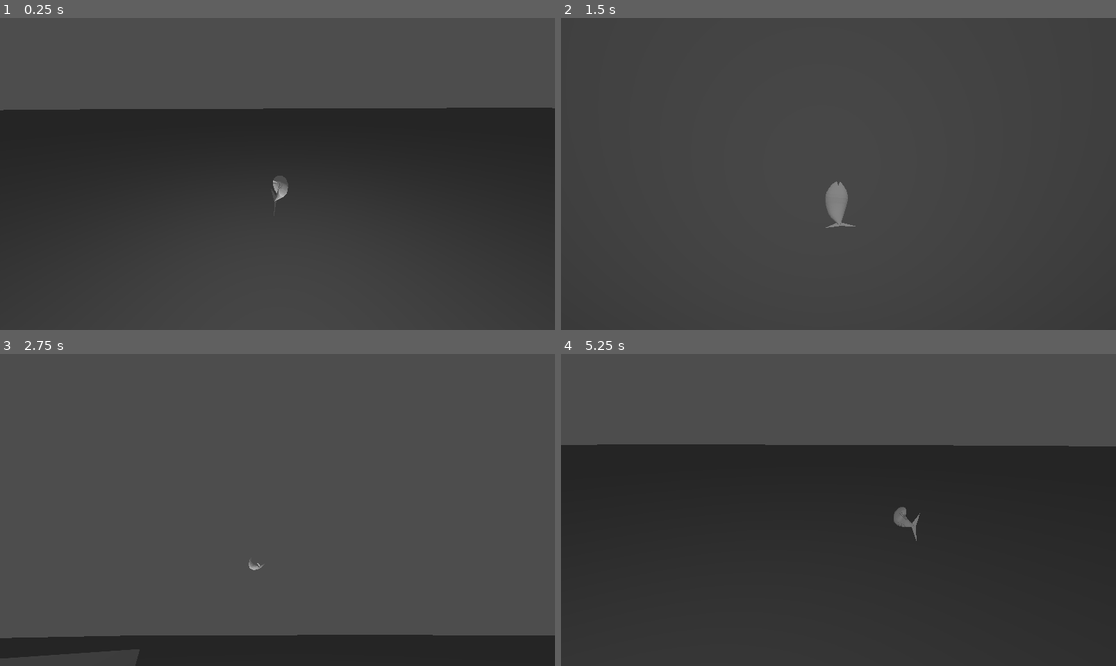
Above: before the commit, frames 1-4 (two rows, left to right).
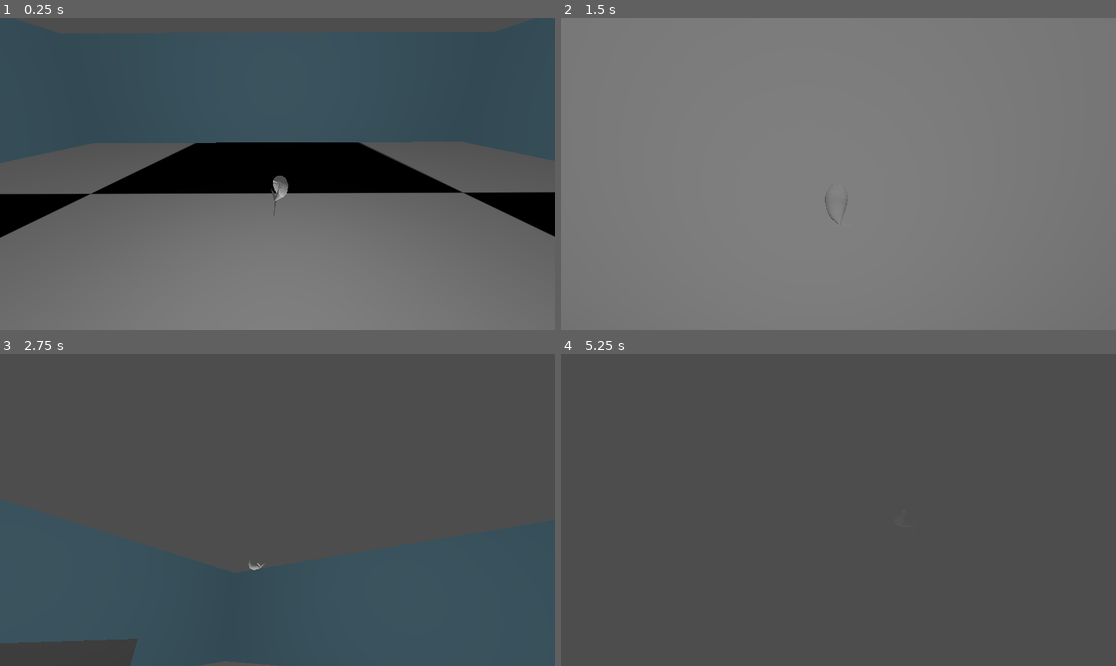
Above: after the commit, the same moments.

Repository: Zwky26/fishGame
Game: Godot game, scene res://scenes/test_scene.tscn
Two runs of this game, one before a commit and one after it. Both use one fixed random seed, a clock stepped at 60 frames per second and the inputs below. This scene is started directly instead of the project's main scene.
Inputs (mouse positions are in pixels of both pictures, inside the frame that each line leads up to):
- Up to frame 1 (0.25 s): no input
- Up to frame 2 (1.5 s): move the mouse to (960, 158) at 0.52 s; hold Right (ui_right) 0.53-1.28 s; tap Space (jump) at 0.77 s; tap Enter at 1.25 s; move the mouse to (727, 189) at 1.27 s; hold Down (ui_down) from 1.28 s (still down)
- Up to frame 3 (2.75 s): tap Space (jump) at 1.52 s; move the mouse to (333, 441) at 2.02 s; release Down (ui_down) at 2.03 s; hold Right (ui_right) from 2.03 s (still down)
- Up to frame 4 (5.25 s): move the mouse to (810, 572) at 2.77 s; release Right (ui_right) at 2.78 s; hold Up (ui_up) 2.78-3.53 s; tap Space (jump) at 3.02, 3.77, 4.52 s; move the mouse to (1005, 556) at 3.52 s; hold Left (ui_left) 3.53-5.03 s; move the mouse to (672, 463) at 4.27 s; move the mouse to (866, 510) at 5.02 s; hold Down (ui_down) from 5.03 s (still down)

The runs differ from the first frame. In frame 1, 78% of the frame differs, in the area x 0-100%, y 0-100%; in frame 2, 100%; in frame 3, 9.7%; in frame 4, 66%.

Commit message:
Adding walls and textures folder

Diff:
--- a/fish_test.tscn
+++ b/fish_test.tscn
@@ -22,5 +22,4 @@
 shape = SubResource("CapsuleShape3D_sh1jt")
 
 [node name="RayCast3D" type="RayCast3D" parent="."]
-transform = Transform3D(1, 0, 0, 0, 1, 0, 0, 0, 1, 0, 0, 0)
 target_position = Vector3(0, -15, 0)
--- a/scenes/test_scene.tscn
+++ b/scenes/test_scene.tscn
@@ -1,6 +1,7 @@
-[gd_scene load_steps=6 format=3 uid="uid://4bmk7yhdryf7"]
+[gd_scene load_steps=14 format=3 uid="uid://4bmk7yhdryf7"]
 
 [ext_resource type="PackedScene" uid="uid://bkg2i6ik7i5me" path="res://fish_test.tscn" id="1_qa7hq"]
+[ext_resource type="Texture2D" uid="uid://depju3cneg8w8" path="res://Textures/checkerboard.jpg" id="2_16twu"]
 
 [sub_resource type="Environment" id="Environment_f0u32"]
 
@@ -10,20 +11,33 @@
 
 [sub_resource type="BoxShape3D" id="BoxShape3D_56xyt"]
 
+[sub_resource type="BoxShape3D" id="BoxShape3D_uwctc"]
+size = Vector3(60, 2, 60)
+
+[sub_resource type="StandardMaterial3D" id="StandardMaterial3D_x7vrx"]
+albedo_color = Color(0.376471, 1, 0.839216, 1)
+
+[sub_resource type="BoxMesh" id="BoxMesh_u5okn"]
+material = SubResource("StandardMaterial3D_x7vrx")
+size = Vector3(1000, 2, 1000)
+
+[sub_resource type="StandardMaterial3D" id="StandardMaterial3D_phfh2"]
+albedo_texture = ExtResource("2_16twu")
+
+[sub_resource type="BoxShape3D" id="BoxShape3D_tnqww"]
+size = Vector3(1000, 250, 20)
+
+[sub_resource type="StandardMaterial3D" id="StandardMaterial3D_02nkx"]
+albedo_color = Color(0.647059, 0.894118, 1, 1)
+
+[sub_resource type="BoxMesh" id="BoxMesh_6vqg1"]
+material = SubResource("StandardMaterial3D_02nkx")
+size = Vector3(1000, 250, 20)
+
 [node name="Node3D" type="Node3D"]
 
 [node name="WorldEnvironment" type="WorldEnvironment" parent="."]
 environment = SubResource("Environment_f0u32")
-
-[node name="MeshInstance3D" type="MeshInstance3D" parent="."]
-transform = Transform3D(10000, 0, 0, 0, 10, 0, 0, 0, 10000, 0, 0, 0)
-mesh = SubResource("BoxMesh_gobuw")
-
-[node name="StaticBody3D" type="StaticBody3D" parent="MeshInstance3D"]
-physics_material_override = SubResource("PhysicsMaterial_st015")
-
-[node name="CollisionShape3D" type="CollisionShape3D" parent="MeshInstance3D/StaticBody3D"]
-shape = SubResource("BoxShape3D_56xyt")
 
 [node name="CharacterBody3D" parent="." instance=ExtResource("1_qa7hq")]
 transform = Transform3D(0.999994, 0.00361282, 0, -0.00361282, 0.999994, 0, 0, 0, 1, 0, 84.0617, 0)
@@ -36,10 +50,55 @@
 [node name="MeshInstance3D2" type="MeshInstance3D" parent="."]
 transform = Transform3D(1, 0, 0, 0, 100, 0, 0, 0, 100, -183.319, 20.8072, 0)
 mesh = SubResource("BoxMesh_gobuw")
-skeleton = NodePath("../MeshInstance3D")
+skeleton = NodePath("")
 
 [node name="StaticBody3D" type="StaticBody3D" parent="MeshInstance3D2"]
 physics_material_override = SubResource("PhysicsMaterial_st015")
 
 [node name="CollisionShape3D" type="CollisionShape3D" parent="MeshInstance3D2/StaticBody3D"]
 shape = SubResource("BoxShape3D_56xyt")
+
+[node name="Ground" type="StaticBody3D" parent="."]
+
+[node name="CollisionShape3D" type="CollisionShape3D" parent="Ground"]
+shape = SubResource("BoxShape3D_uwctc")
+
+[node name="MeshInstance3D" type="MeshInstance3D" parent="Ground"]
+mesh = SubResource("BoxMesh_u5okn")
+surface_material_override/0 = SubResource("StandardMaterial3D_phfh2")
+
+[node name="Wall1" type="StaticBody3D" parent="."]
+transform = Transform3D(1, 0, 0, 0, 1, 0, 0, 0, 1, 0, 125, 500)
+
+[node name="CollisionShape3D" type="CollisionShape3D" parent="Wall1"]
+shape = SubResource("BoxShape3D_tnqww")
+
+[node name="MeshInstance3D" type="MeshInstance3D" parent="Wall1"]
+mesh = SubResource("BoxMesh_6vqg1")
+
+[node name="Wall2" type="StaticBody3D" parent="."]
+transform = Transform3D(1, 0, 0, 0, 1, 0, 0, 0, 1, 0, 125, -500)
+
+[node name="CollisionShape3D" type="CollisionShape3D" parent="Wall2"]
+shape = SubResource("BoxShape3D_tnqww")
+
+[node name="MeshInstance3D" type="MeshInstance3D" parent="Wall2"]
+mesh = SubResource("BoxMesh_6vqg1")
+
+[node name="Wall3" type="StaticBody3D" parent="."]
+transform = Transform3D(-4.37114e-08, 0, 1, 0, 1, 0, -1, 0, -4.37114e-08, 500, 125, 0)
+
+[node name="CollisionShape3D" type="CollisionShape3D" parent="Wall3"]
+shape = SubResource("BoxShape3D_tnqww")
+
+[node name="MeshInstance3D" type="MeshInstance3D" parent="Wall3"]
+mesh = SubResource("BoxMesh_6vqg1")
+
+[node name="Wall4" type="StaticBody3D" parent="."]
+transform = Transform3D(-4.37114e-08, 0, 1, 0, 1, 0, -1, 0, -4.37114e-08, -500, 125, 0)
+
+[node name="CollisionShape3D" type="CollisionShape3D" parent="Wall4"]
+shape = SubResource("BoxShape3D_tnqww")
+
+[node name="MeshInstance3D" type="MeshInstance3D" parent="Wall4"]
+mesh = SubResource("BoxMesh_6vqg1")
Binary file added: Textures/checkerboard.jpg
Not shown, added: Textures/checkerboard.jpg.import
